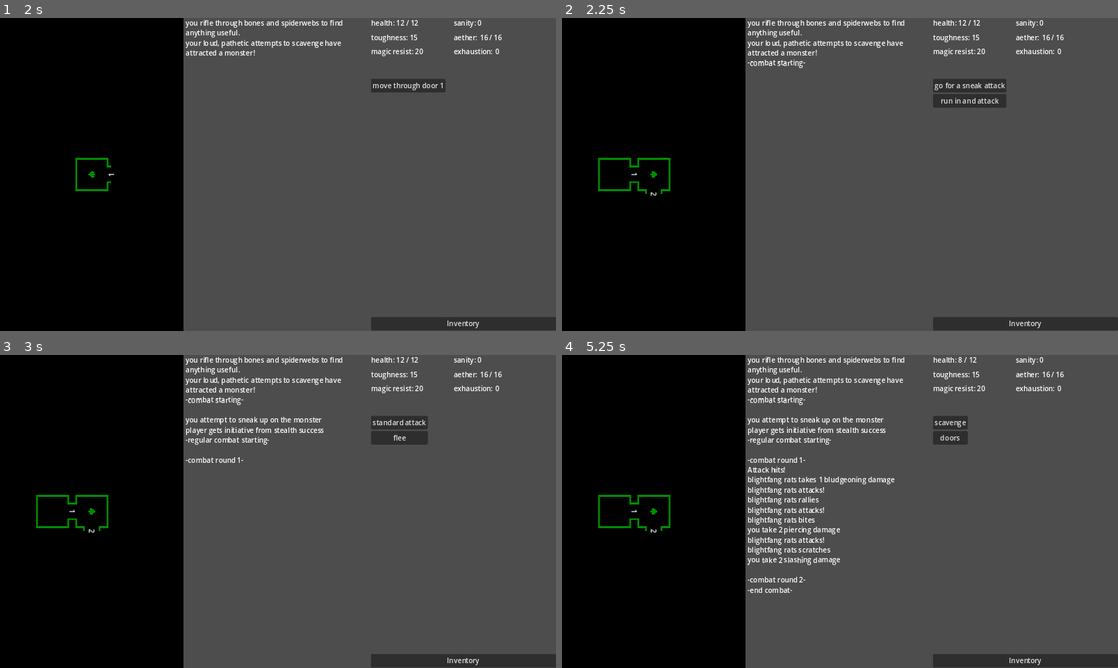
Above: before the commit, frames 1-4 (two rows, left to right).
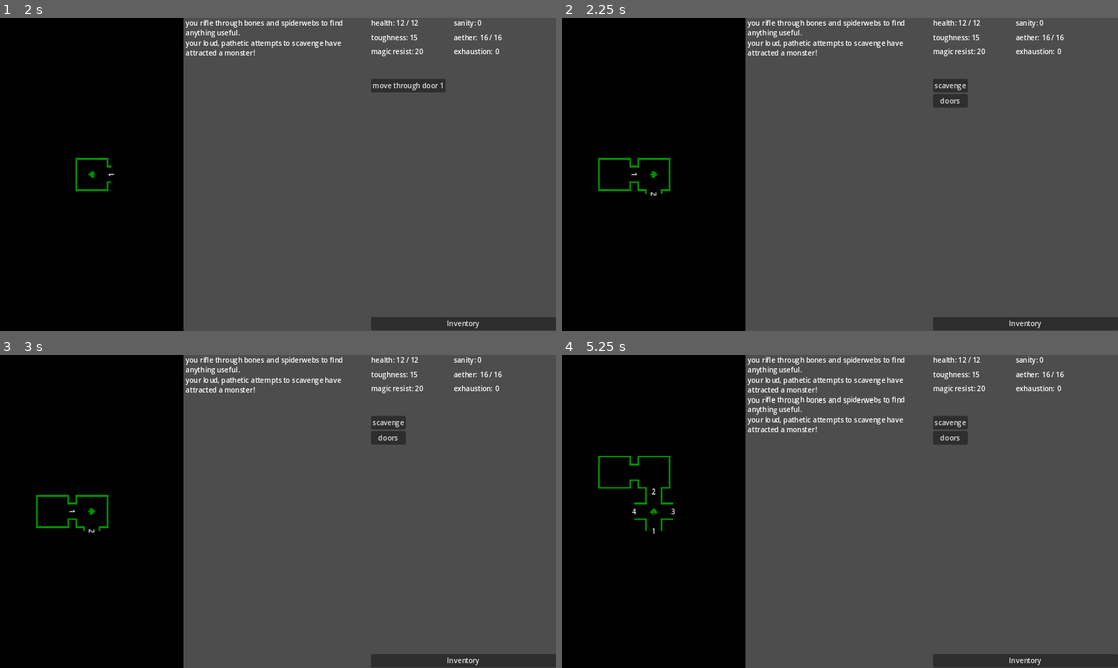
Above: after the commit, the same moments.

Repository: rainbowd-ash/ker_nethalas
Game: Godot game, scene res://globals/game.tscn
The game is run twice, just before and just after one commit, with the same random seed, the same clock (stepped at 60 frames per second) and the same inputs.
Inputs (mouse positions are in pixels of both pictures, inside the frame that each line leads up to):
- Up to frame 1 (2 s): click "scavenge" at 0.5 s; click "doors" at 1.25 s
- Up to frame 2 (2.25 s): click "move through door 1" at 2 s
- Up to frame 3 (3 s): click (405, 423) at 2.75 s, where only the run before the commit has a clickable "go for a sneak attack"
- Up to frame 4 (5.25 s): click (962, 423) at 3.5 s, where only the run before the commit has a clickable "standard attack"; click "blightfang rats" (after the commit: "doors") at 4.25 s; click (962, 436) at 5 s, where only the run before the commit has a clickable "flee"

Frame 1 is identical in both runs. In frame 2, 0.8% of the frame differs, in the area x 33-80%, y 13-29%; in frame 3, 1.1%; in frame 4, 3.3%, in the area x 6-76%, y 0-76%.

Commit message:
usage die

Diff:
--- /dev/null
+++ b/dice/usage_die.gd
@@ -0,0 +1,34 @@
+class_name UsageDie
+
+# roll the die when specified,
+	# on a roll of 1-2, lower the size by 1
+	# if a 1-2 is rolled on the d4, trigger event
+
+const size_chain = [
+	"d4",
+	"d6",
+	"d8",
+	"d10",
+	"d12",
+	"d20",
+]
+
+var base_size : int # index on size chain of start position (3 = d10) -- die will reset to this size after triggering
+var current_size : int # index on size chain of current position
+
+func _init(a_base_size : int) -> void:
+	base_size = a_base_size
+	current_size = base_size
+
+# roll die. returns true if triggered and size reset otherwise false
+func roll() -> bool:
+	var roll_result = Dice.roll(1, size_chain[current_size])
+	if roll_result == 1 or roll_result == 2:
+		if current_size == 0:
+			current_size = base_size
+			return true
+		else:
+			current_size -= 1
+			return false
+	else:
+		return false
--- a/dungeon/dungeon.gd
+++ b/dungeon/dungeon.gd
@@ -3,10 +3,13 @@
 
 @export var pawn : Node
 
+var tension_die : UsageDie
+
 func _ready() -> void:
 	current_room().visited = true
 	update_map()
 	door_labels()
+	tension_die = UsageDie.new(2)
 
 func list_actions():
 	var actions = current_room().get_actions()
@@ -24,12 +27,15 @@
 func move_through_door(door : Door):
 	door_labels(true)
 	pawn.reparent(door.get_parent(), false)
+	var new_room = not current_room().visited
 	current_room().visited = true
 	update_map()
 	SignalBus.moved_through_door.emit()
-	list_actions()
+	if new_room:
+		roll_room_checks()
 	door_labels()
-	roll_combat_encounter()
+	if Router.game_modes.get_current_mode() == "DungeonMode":
+		list_actions()
 
 func door_labels(clear : bool = false):
 	var doors = current_room().get_doors()
@@ -50,6 +56,18 @@
 			else:
 				child.hide()
 
+# roll tension,
+# roll combat,
+	# if no combat, roll events
+func roll_room_checks():
+	if tension_die.roll():
+		print("growing darkness table roll")
+	var combat_roll = Dice.roll(1, "d20")
+	if combat_roll > 10:
+		roll_combat_encounter()
+	else:
+		print("events table roll")
+
 func roll_combat_encounter():
 	# roll to see if combat happens
 	# if so, roll a monster
